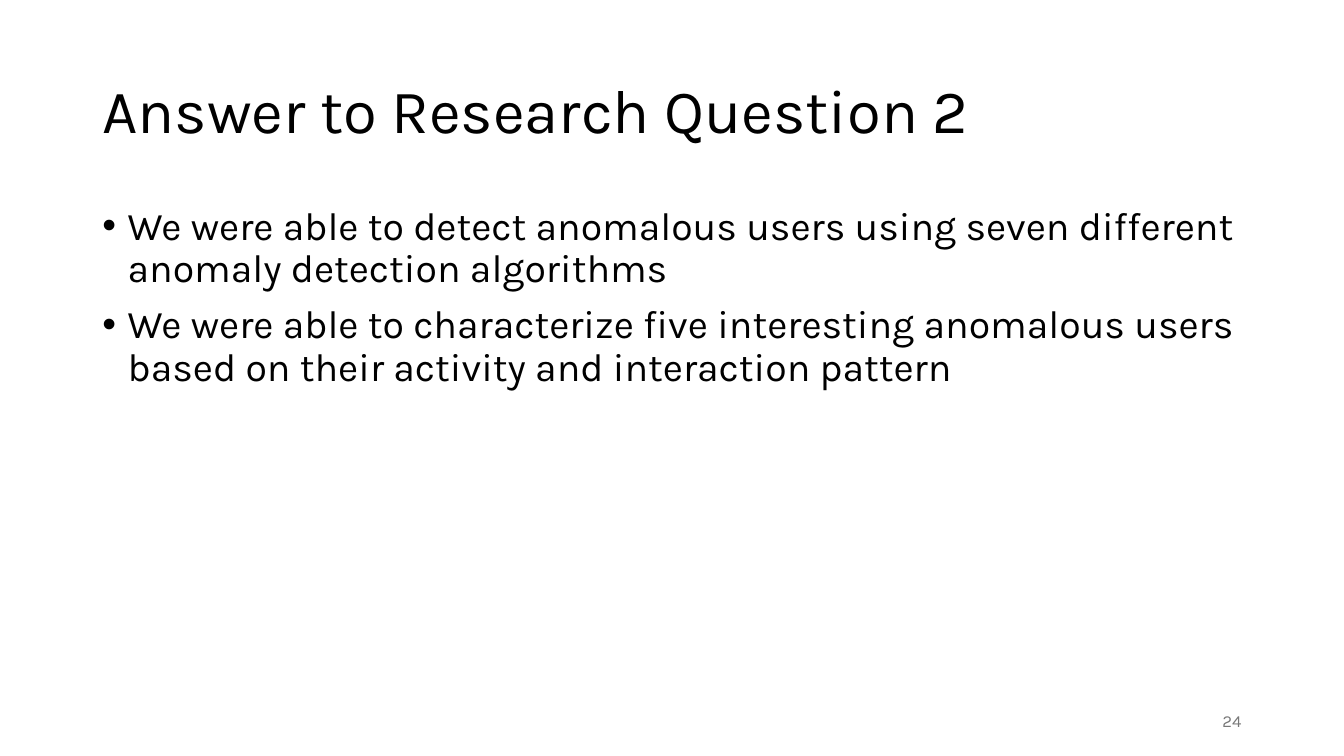
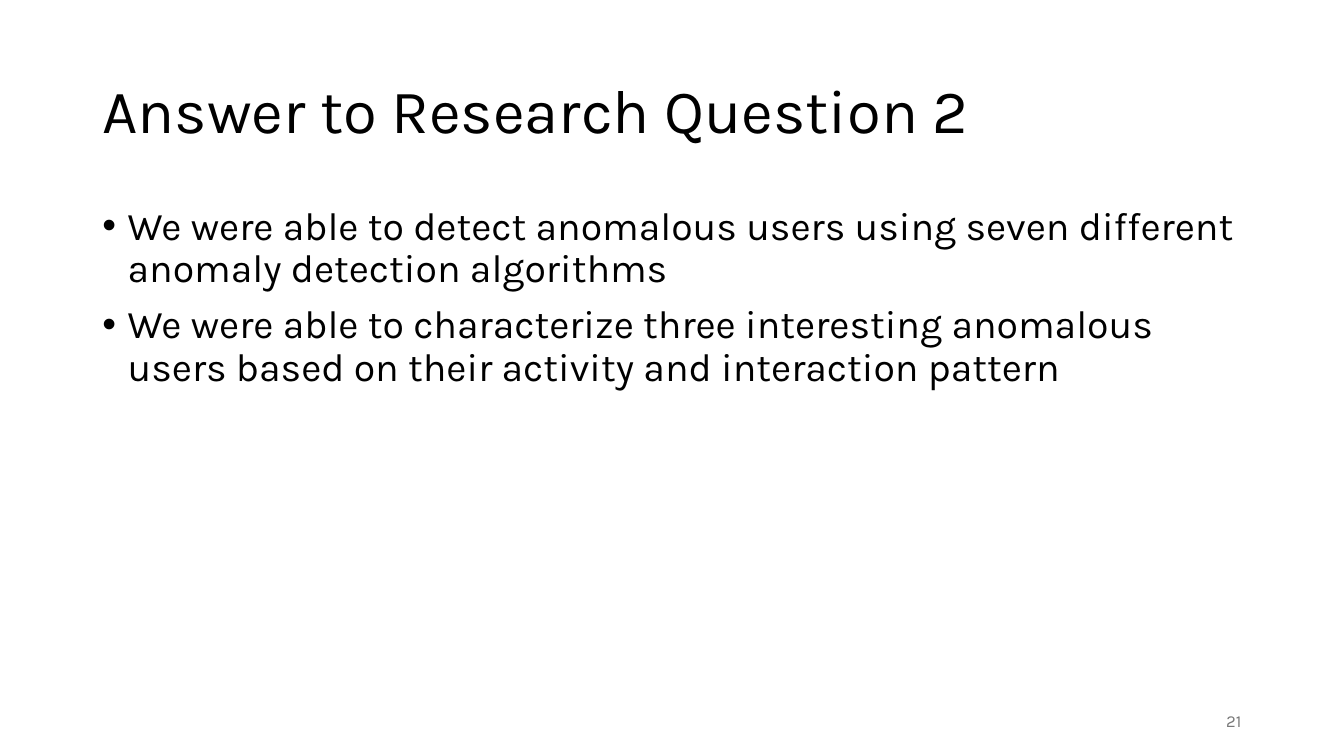
Before and after one commit to jonas-blum/data-mining-1, a slide deck: slide 21 of project/project-presentation-group51.pptx (slide 24 before the commit). Drawn at 1344x756 pixels with LibreOffice and Linux fonts; fonts in the diff are those of the drawing. Boxes give left, top, right and bottom in pixels: in the first picture for what was removed or moved away, otherwise in the second. Text is boxed around its words. In the diff, an @@ line names an element or a change of style, - is before the commit and + after.

```diff
--- a/project/project-presentation-group51.pptx
+++ b/project/project-presentation-group51.pptx
@@ text at bbox=[128, 311, 1153, 391]: text changed @@
-• We were able to characterize five interesting anomalous users based on their activity and interaction pattern
+• We were able to characterize three interesting anomalous users based on their activity and interaction pattern
@@ page number at bbox=[1226, 716, 1241, 727]: text changed @@
-24
+21
```
Also in this commit, not shown: 6 other slides changed, 1 slide added, 4 slides removed.
